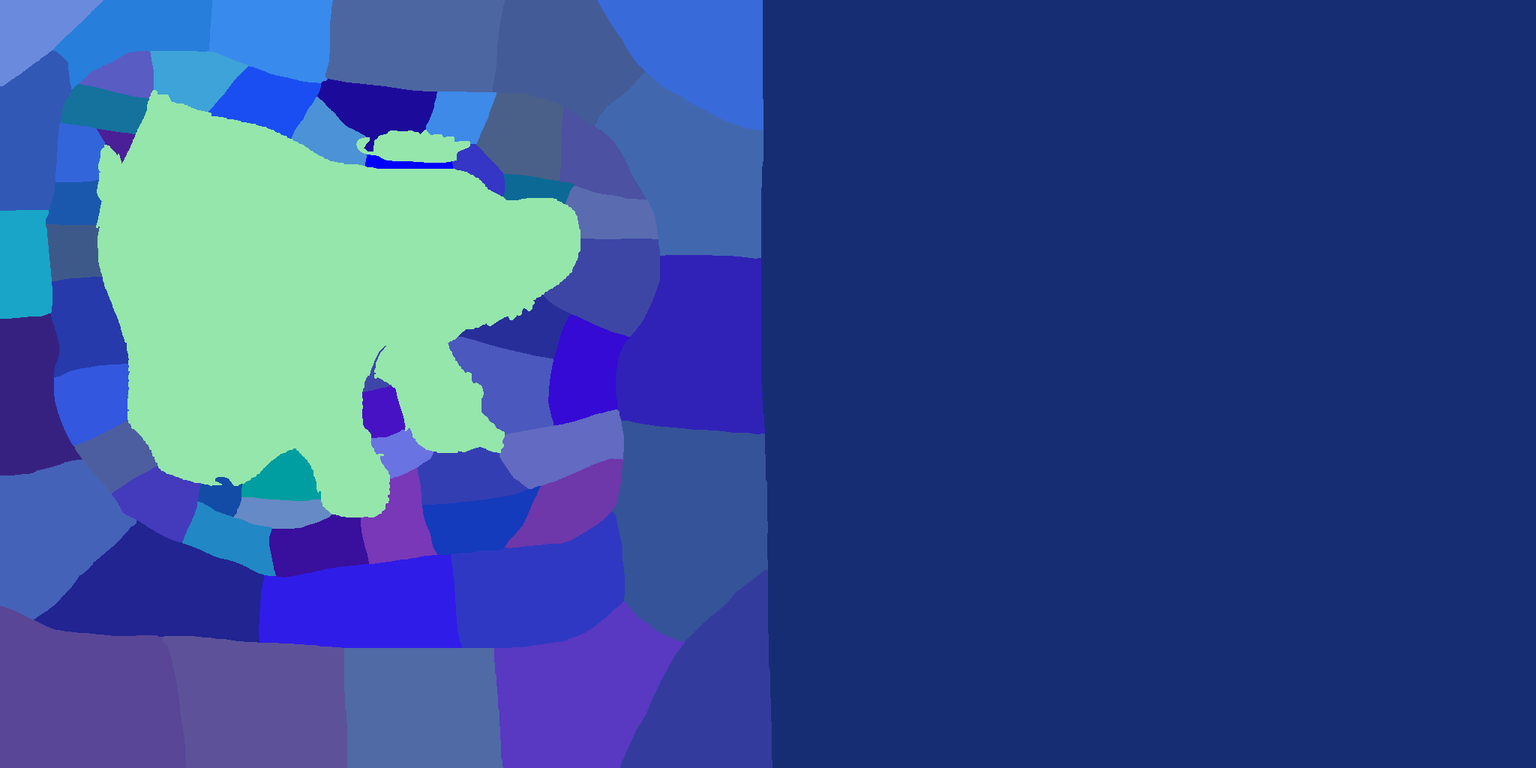
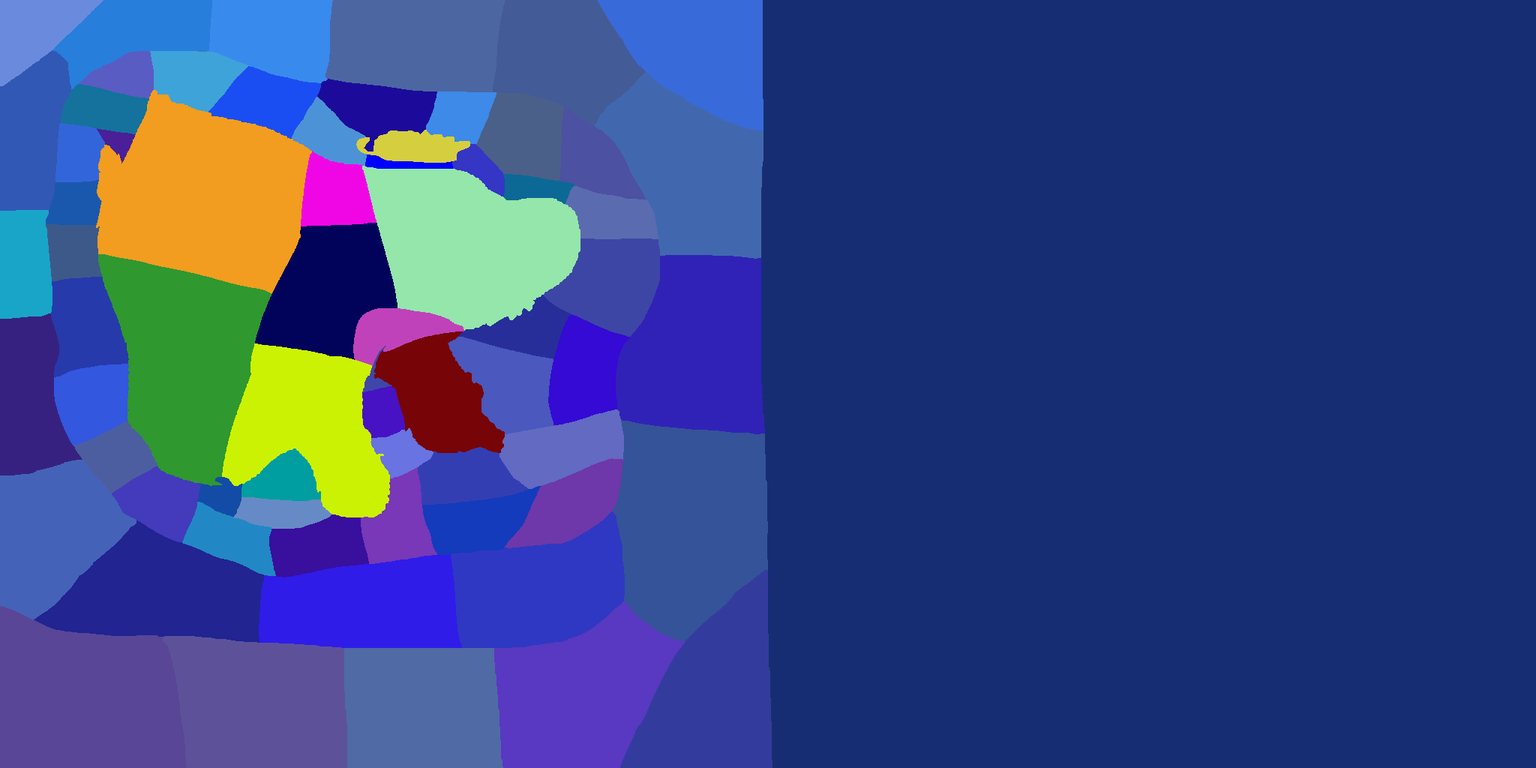
Layers edited between the first and the second (1536, 768) image:
painted on "provinces.png" over [95, 89, 505, 518]
